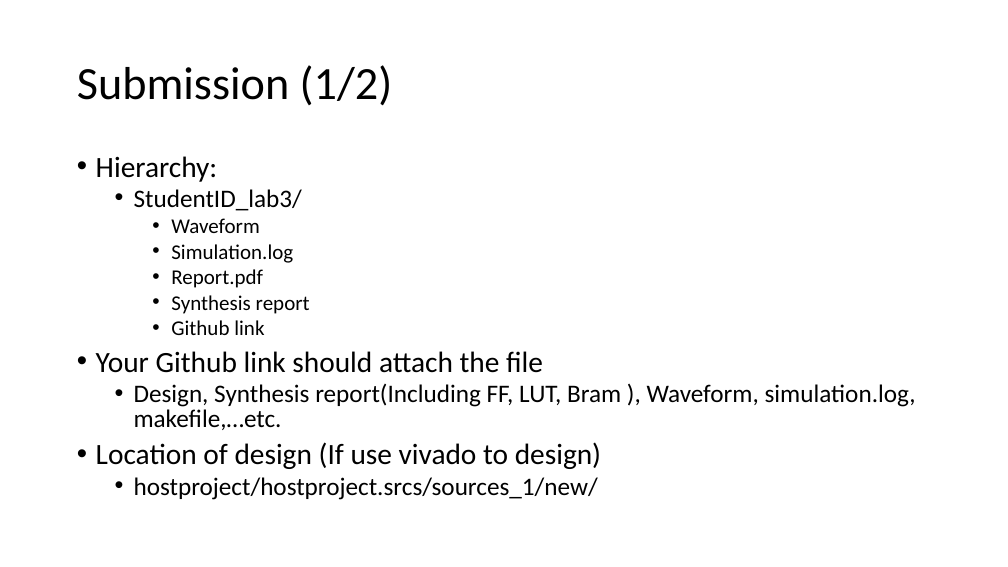
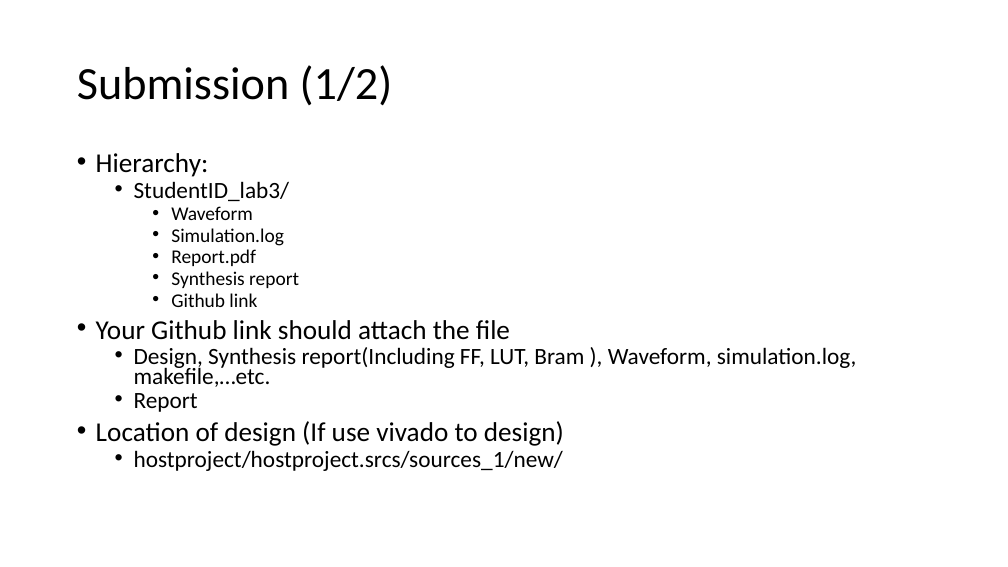
Before and after one commit to ZheChen-Bill/lab3_workbook, a slide deck: slide 9 of submission_Caravel SOC User Project (FIR).pptx (slide 8 before the commit). Drawn at 1008x567 pixels with LibreOffice and Linux fonts; fonts in the diff are those of the drawing. Boxes give left, top, right and bottom in pixels: in the first picture for what was removed or moved away, otherwise in the second. Text is boxed around its words. In the diff, an @@ line names an element or a change of style, - is before the commit and + after.

```diff
--- a/submission_Caravel SOC User Project (FIR).pptx
+++ b/submission_Caravel SOC User Project (FIR).pptx
@@ text at [96,153,857,471]: size 28 to 25.9 pt in "Hierarchy:", "Your Github link should attach the file", "Location of design (If use vivado to ..."; size 24 to 22.2 pt in "StudentID_lab3/", "Design, Synthesis report(Including FF, LUT, Bram ), ...", "hostproject/hostproject.srcs/sources_1/new/"; size 20 to 18.5 pt in "Waveform", "Simulation.log", "Report.pdf", "Synthesis report" and 1 more places; line spacing 0.8 to 0.7 @@
@@ text at [134,393,198,412]: paragraph added @@
+  • Report
```
Also in this commit, not shown: 2 other slides changed, 2 slides added.
